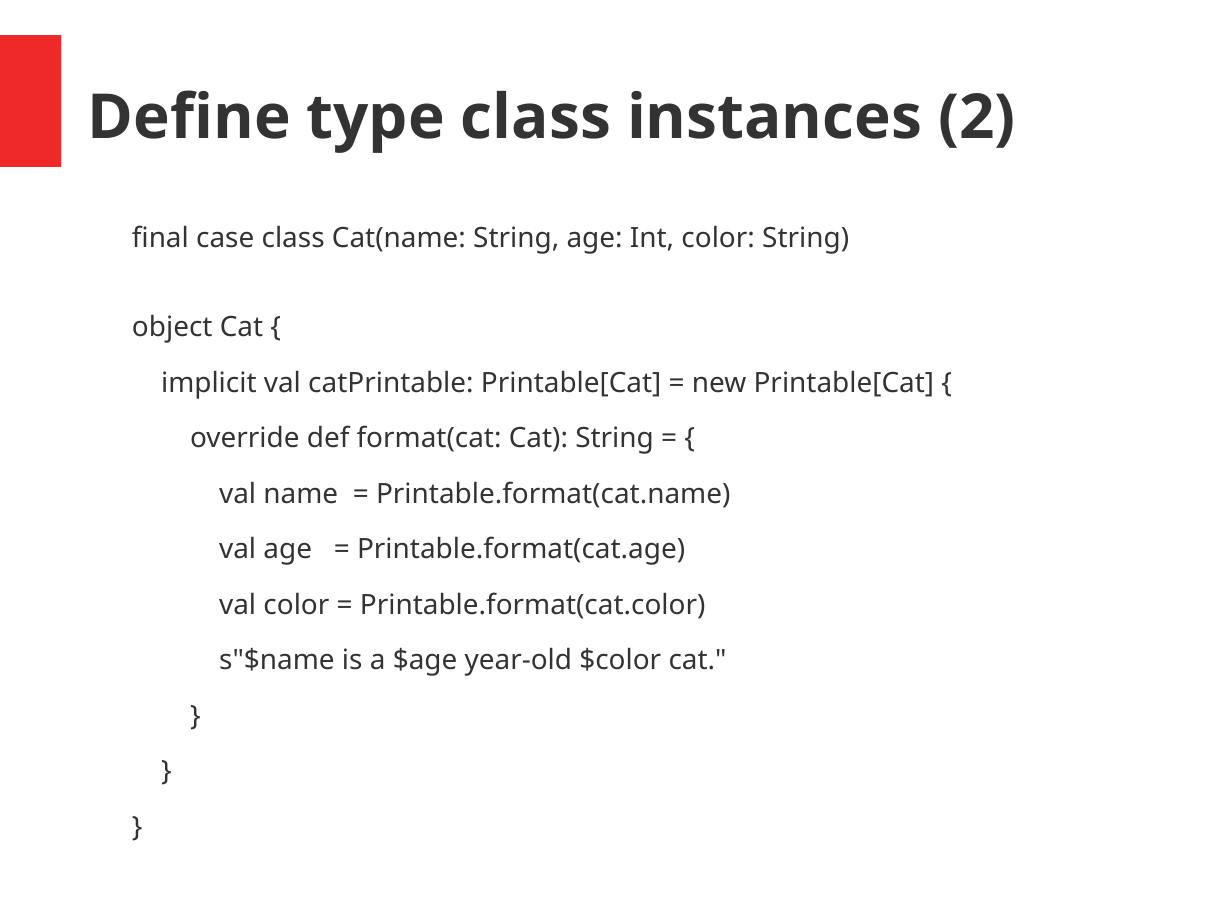
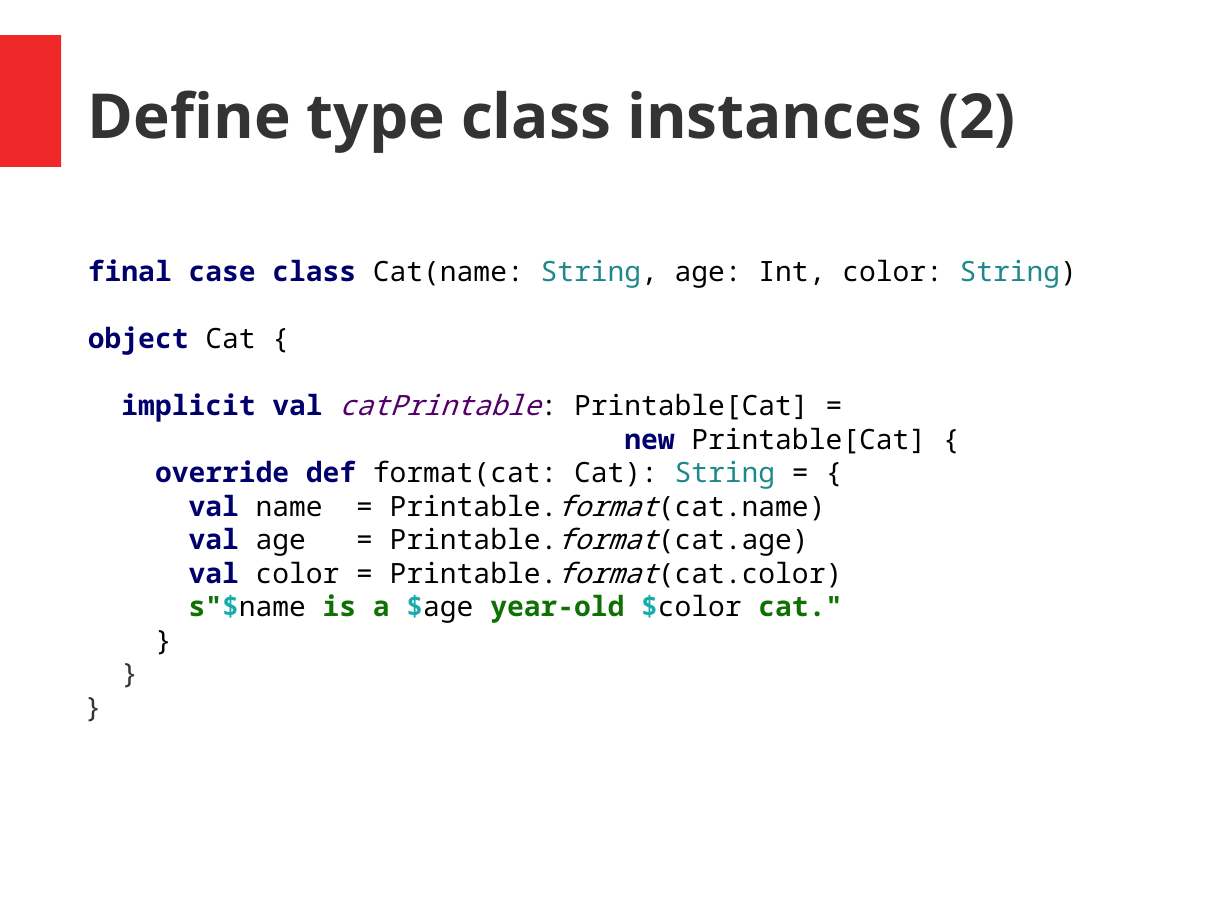
Before and after one commit to hermannhueck/typeclasses, a slide deck: slide 11 of Slides/TypeClasses.pptx (slide 9 before the commit). Drawn at 1232x924 pixels with LibreOffice and Linux fonts; fonts in the diff are those of the drawing. Boxes give left, top, right and bottom in pixels: in the first picture for what was removed or moved away, otherwise in the second. Text is boxed around its words. In the diff, an @@ line names an element or a change of style, - is before the commit and + after.

```diff
--- a/Slides/TypeClasses.pptx
+++ b/Slides/TypeClasses.pptx
@@ text at (x1=88, y1=259, x2=1077, y2=623): font Noto Sans to Noto Sans Mono in "final case class Cat(name: String, age: Int, ...", "object Cat {", "override def format(cat: Cat): String = {", "val name = Printable.format(cat.name)" and 4 more places; text colour #333333 to #00006D in "final case class", "object", "override def", "val" and 2 more places; text colour #333333 to #000000 in "Cat(name: String, age: Int, color: String)", "Cat {", "format(cat: Cat): = {", "name = Printable.format(cat.name)" and 4 more places; text colour #333333 to #1F888B in "String, String)", "String"; bold on in "final case class", "object", "override def", "val" and 3 more places; italic on in "Printable.format(cat.name)", "Printable.format(cat.age)", "Printable.format(cat.color)"; text colour #333333 to #0F7003 in "s"$name is a year-old cat.""; text colour #333333 to #16ABAD in "s"$name $age $color"; indent changed; less space between paragraphs @@
@@ text at (x1=121, y1=393, x2=926, y2=454): text changed; font Noto Sans to Noto Sans Mono; text colour #333333 to #000000 @@
-implicit val catPrintable: Printable[Cat] = new Printable[Cat] {
+implicit val catPrintable: Printable[Cat] =
+new Printable[Cat] {
```
Also in this commit, not shown: 11 other slides changed, 2 slides added, 1 other file.
